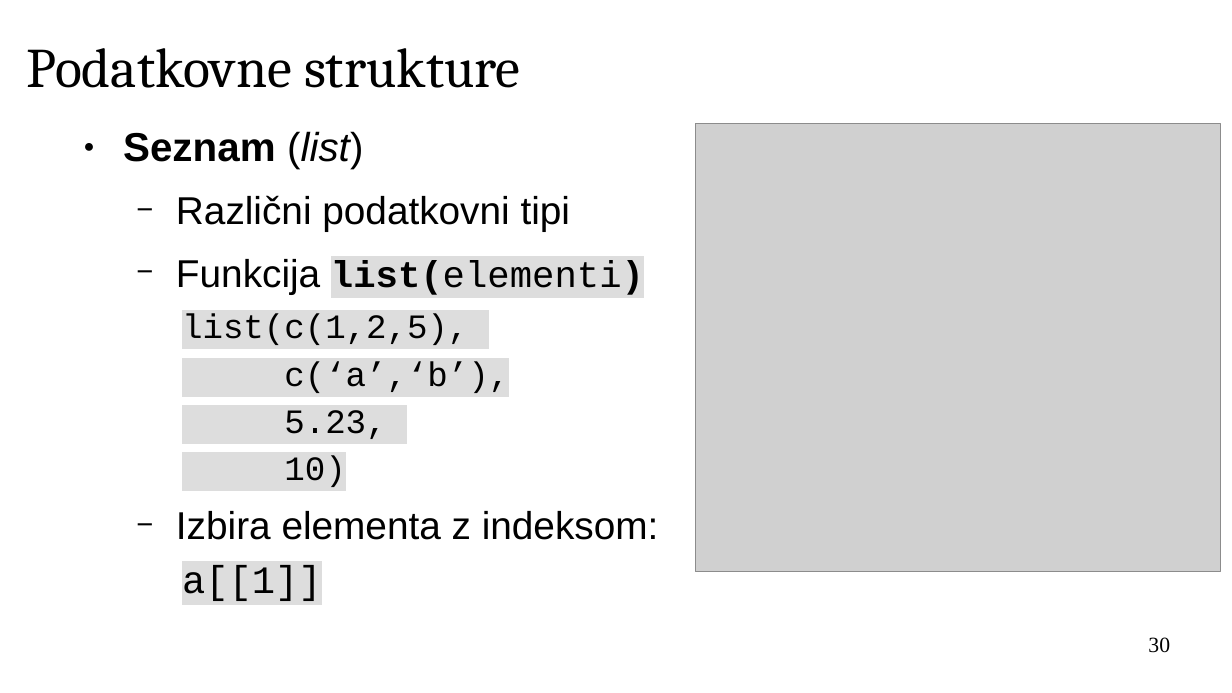
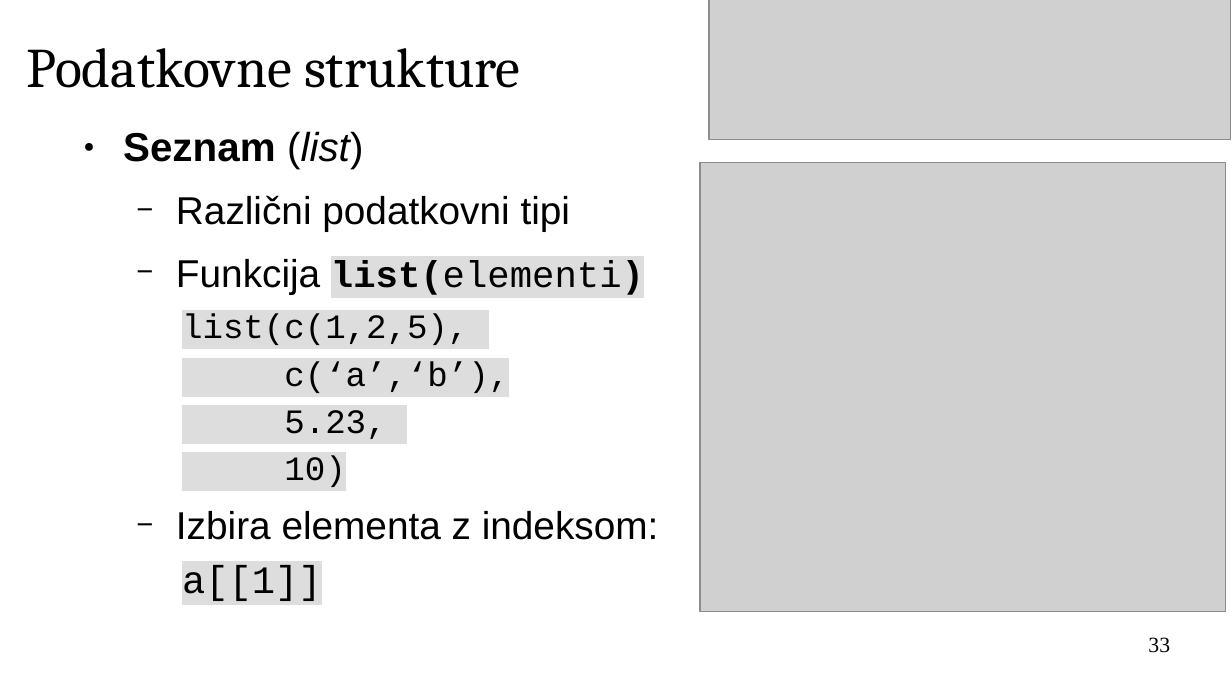
Before and after one commit to janaobsteter/R_tecaj, a slide deck: slide 33 of ModulA/IT_Rtecaj_ModulA.odp (slide 30 before the commit). Drawn at 1232x693 pixels with LibreOffice and Linux fonts; fonts in the diff are those of the drawing; grey boxes stand for pictures; background and template pictures are left out. Boxes give left, top, right and bottom in pixels: in the first picture for what was removed or moved away, otherwise in the second. Text is boxed around its words. In the diff, an @@ line names an element or a change of style, - is before the commit and + after.

```diff
--- a/ModulA/IT_Rtecaj_ModulA.odp
+++ b/ModulA/IT_Rtecaj_ModulA.odp
@@ picture added at bbox=[710, 0, 1232, 140] @@
@@ picture: place and size @@
-picture at bbox=[695, 123, 1221, 572]
+picture at bbox=[700, 163, 1225, 613]
@@ page number at bbox=[1148, 637, 1170, 653]: text changed @@
-30
+33
```
Also in this commit, not shown: 5 other slides changed, 3 slides added, 3 other files.
